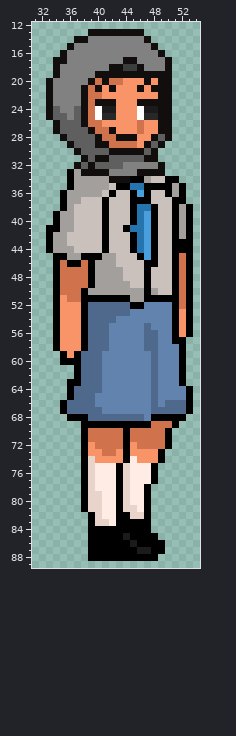
Sprite sheet, stored at 31 Days/Assets/Sprites/NPCs/Cass.png. This is how it looked before the edit.
The file is 90x90 pixels. Colours within 5 levels of each other are drawn and written as one. Shown: x 31..54, y 12..89.
The same view after the edit:
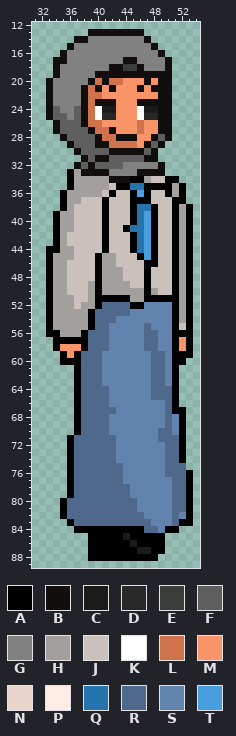
Palette (. is transparent): A #000000  B #110e0d  C #1b1b1b  D #282828  E #3b3d3b  F #5f5f5f  G #818181  H #a39f9d  J #cac1bc  K #ffffff  L #d0724c  M #f99468  N #e8d4cb  P #ffece4  Q #2574ad  R #4e698b  S #6283ae  T #499fde
Difference:
y 41: x 33 A -> .
y 42: x 33..34 AH -> .A
y 43: x 33..34 AH -> .A; x 52 A -> H
y 44: x 34 H -> A; x 52 A -> H
y 45: x 33..35 .AA -> AHH; x 37..39 HAA -> JJJ; x 52 L -> H
y 46: x 33..40 .ALAALAH -> AHHJJJJA; x 52 L -> H
y 47..48: x 33..40 .ALLLLAH -> AHHJJJJA; x 52 L -> H
y 49: x 33..40 .ALLLLAH -> AHHJJJHA; x 52 L -> H
y 50: x 33..38 .ALLLA -> AHHJJJ; x 40 H -> A; x 52 L -> H
y 51: x 33..39 .AMLLAA -> AHHHJJH; x 52 L -> H
y 52: x 33..40 .AMMMARR -> AHHHJHHA; x 52 L -> H
y 53..54: x 33..39 .AMMMAR -> AHHHHHA; x 52 M -> H
y 55: x 33..39 .AMMMAR -> AHHHHHA; x 52 M -> J
y 56: x 33 . -> A; x 35..37 MMM -> HHH; x 52 M -> A
y 57: x 35..37 MMM -> AAA; x 52..53 A. -> MA
y 58: x 51..53 SA. -> AMA
y 59: x 49 S -> R; x 51 S -> A; x 53 . -> A
y 60: x 49 S -> R; x 51 S -> A
y 61..62: x 49 S -> R; x 51..52 SA -> A.
y 63: x 36 A -> .; x 49 S -> R; x 51..52 SA -> A.
y 64: x 36..37 AR -> .A; x 41 S -> R; x 49..53 SSSSA -> RRA..
y 65: x 36..37 AR -> .A; x 40..41 SS -> RR; x 49..53 SSSSA -> RRA..
y 66: x 35..37 ARR -> ..A; x 40..41 SS -> RR; x 48 R -> S; x 51..53 RRA -> A..
y 67: x 35..37 ARR -> ..A; x 41..42 SS -> RR; x 48..49 RR -> SS; x 51..53 RRA -> AA.
y 68: x 36 A -> .; x 38 A -> R; x 42..46 RRRRR -> SSSSS; x 48..51 AAAA -> SSRS
y 69: x 37..52 .AAAAAAAAAALLLA. -> ARRRRSSSSSSSSRSA
y 70: x 37..52 .ALLLLLALLLLLA.. -> ARRRRSSSSSSSRRSA
y 71: x 36..52 ..ALLLLLALLLLLA.. -> ARRRRRRSSSSSSRRRA
y 72: x 36..52 ..AMLLLLAMLLLLA.. -> ARRRRRRSSSSSSSRRA
y 73: x 36..52 ..AMMLLMAMMMMA... -> ARRRRRRSSSSSSSRRA
y 74: x 36..52 ..ANMMMMAPMMMA... -> ARRRRRRSSSSSSSRRA
y 75: x 36..52 ..ANPPPANPPPA.... -> ARRRRRRRSSSSSSRRR
y 76: x 36..53 ..ANPPPANPPPA..... -> ARRRRRRRSSSSSSRRRA
y 77: x 36..53 ..ANPPPANPPPA..... -> ARRRRRRRSSSSSSSRRA
y 78: x 36..53 ..ANPPPANPPA...... -> ARRRRRRRRSSSSSSRRA
y 79: x 36..53 ..ANNPPANPPA...... -> ARRRRRRRRSSSSSSRRA
y 80: x 35..53 ...ANNPPANPPA...... -> ARRRRRRRRRRSSSSSRRA
y 81: x 35..53 ...ANNPPANNPA...... -> ARRRRRRRRRRSSSSSRRA
y 82: x 35..53 ....ANPPAANNA...... -> ARRRRRRRRRRRSSSSRSA
y 83: x 36..53 ...ANNPAAAAA...... -> ARRRRRRRRRRRSSSRAA
y 84: x 37..38 .. -> AA; x 47..51 A.... -> RRSAA
y 85: x 49 . -> A
Changed places in both pictures, as pixel boxes (x1, y1, x2, y2):
changed: (46, 225, 193, 540)
